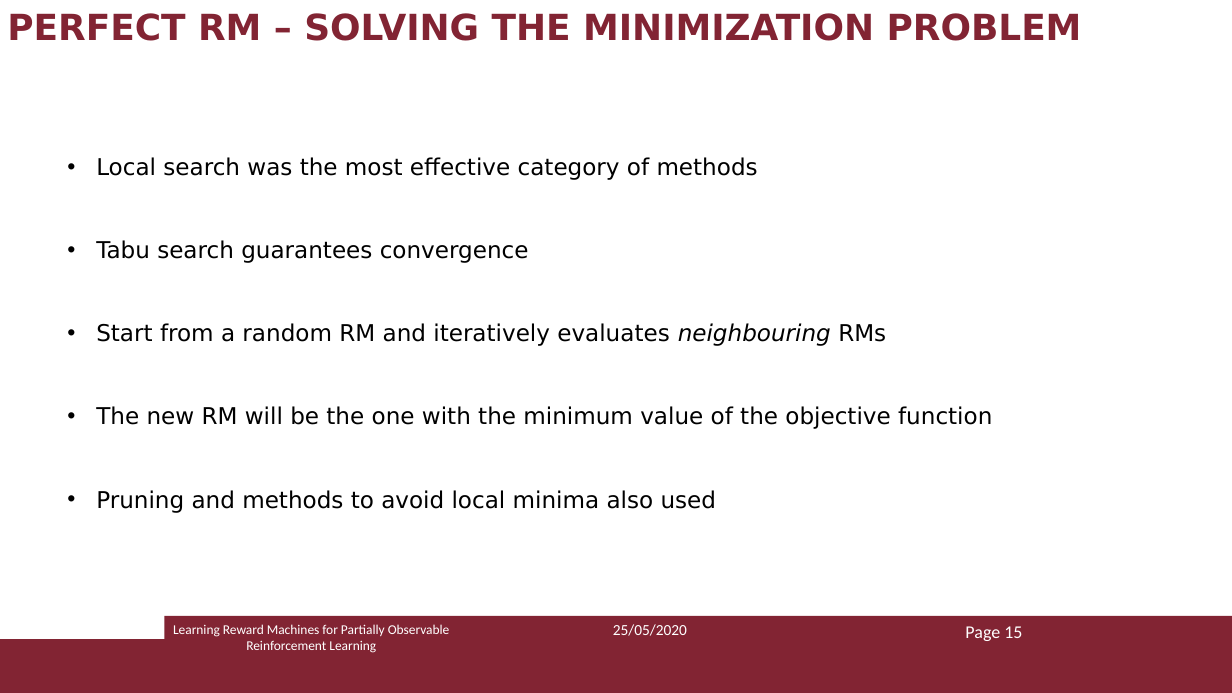
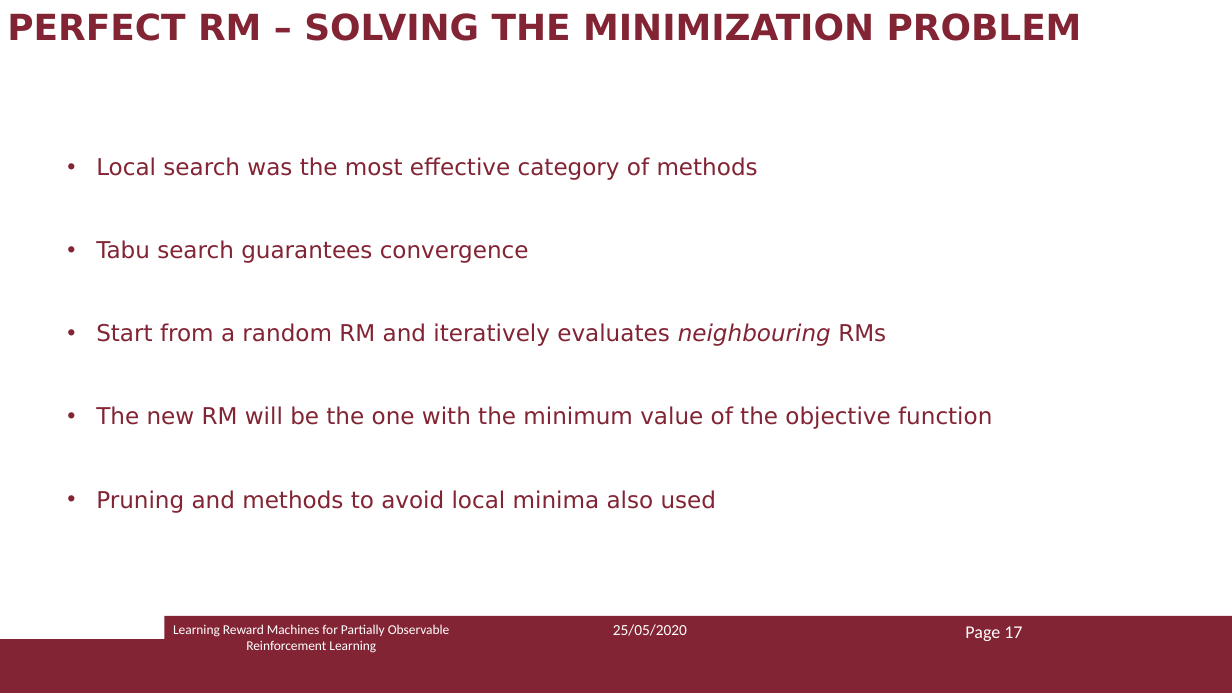
Before and after one commit to Marvet94/reasoning_agents_project_2020, a slide deck: slide 17 of ra_presentazione.pptx. Drawn at 1232x693 pixels with LibreOffice and Linux fonts; fonts in the diff are those of the drawing. Boxes give left, top, right and bottom in pixels: in the first picture for what was removed or moved away, otherwise in the second. Text is boxed around its words. In the diff, an @@ line names an element or a change of style, - is before the commit and + after.

```diff
--- a/ra_presentazione.pptx
+++ b/ra_presentazione.pptx
@@ text "Local search was the most ..." at [96,157,992,513]: text colour #000000 to #822433 @@
@@ text at [965,626,1022,641]: text changed @@
-Page 15
+Page 17
```
Also in this commit, not shown: 23 other slides changed, 1 other file.
